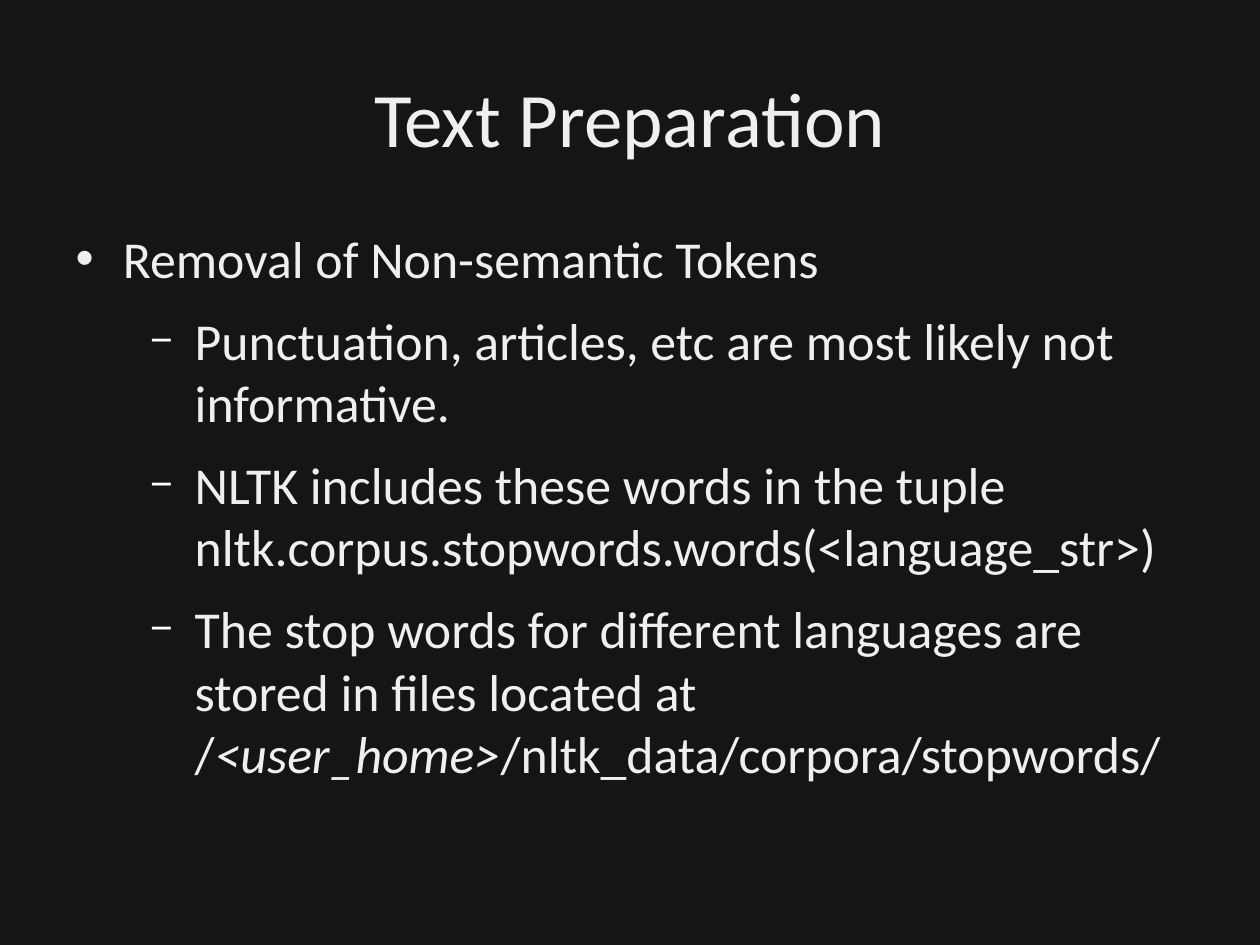
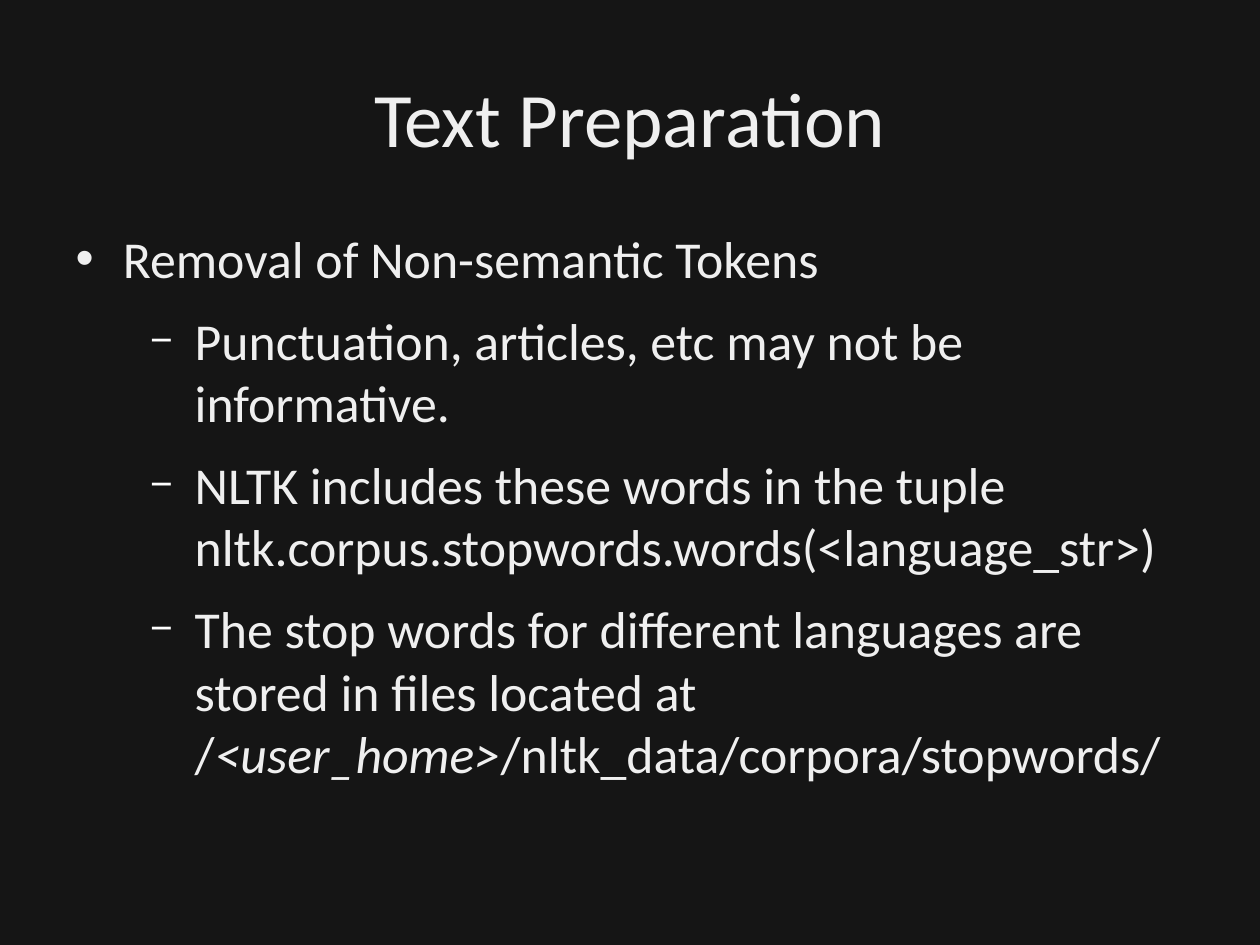
Before and after one commit to dbowmans46/PracticalProgramming, a slide deck: slide 24 of Session 7 - Python/Instructional Material/Session 7 - Python Brief Intro to NLP.odp (slide 21 before the commit). Drawn at 1260x945 pixels with LibreOffice and Linux fonts; fonts in the diff are those of the drawing; background and template pictures are left out; a plain dark background stands for a picture behind light text. Boxes give left, top, right and bottom in pixels: in the first picture for what was removed or moved away, otherwise in the second. Text is boxed around its words. In the diff, an @@ line names an element or a change of style, - is before the commit and + after.

Commit message:
Added slides for part-of-speech tagging.  Added details to nomenclature on language mixing.  Added goal slide.  Included in-class example and in-clss exercise queue slides for text preparation section.

```diff
--- a/Session 7 - Python/Instructional Material/Session 7 - Python Brief Intro to NLP.odp
+++ b/Session 7 - Python/Instructional Material/Session 7 - Python Brief Intro to NLP.odp
@@ text at (195,324,963,423): text changed @@
-  − Punctuation, articles, etc are most likely not informative.
+  − Punctuation, articles, etc may not be informative.
```
Also in this commit, not shown: 4 other slides changed, 8 slides added.
